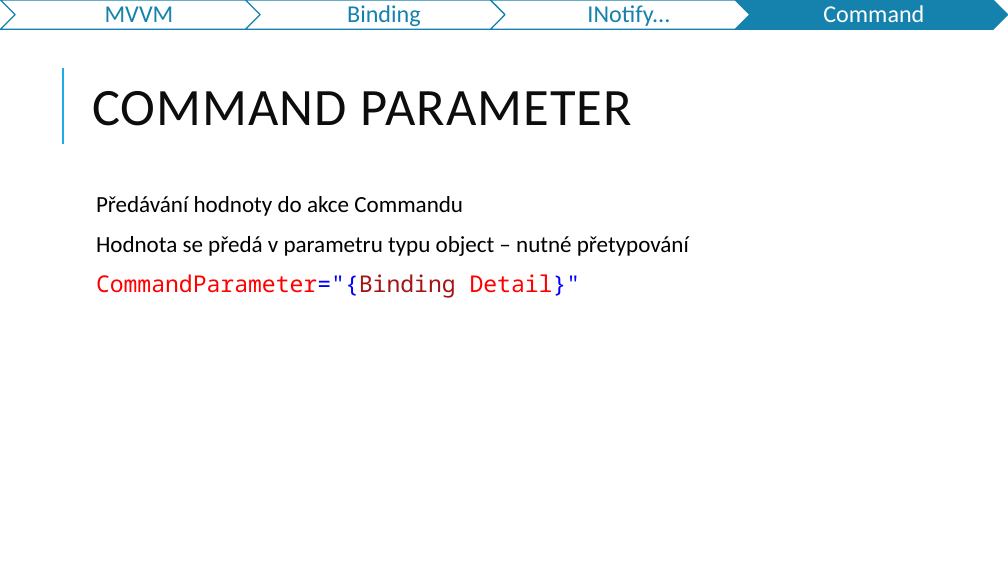
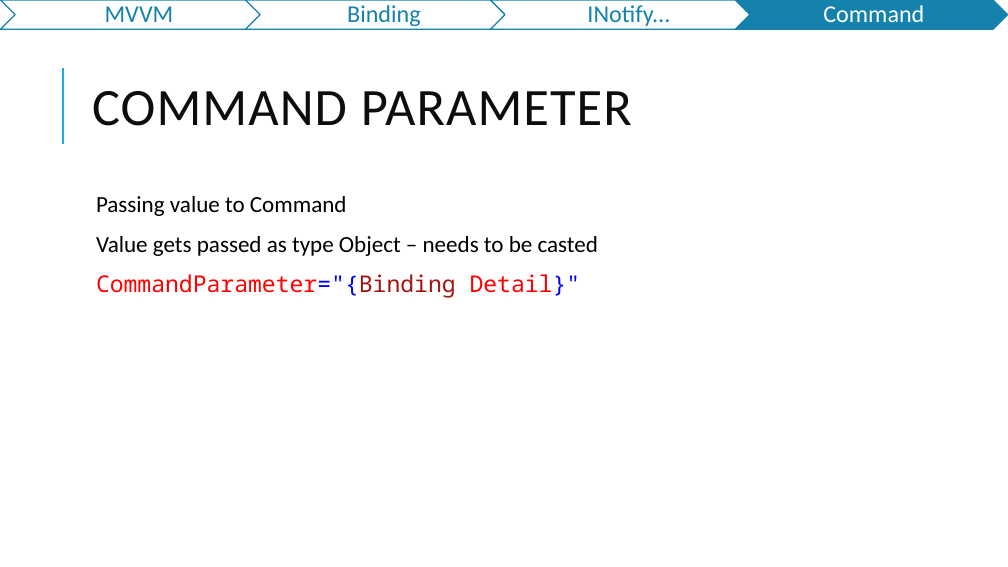
Before and after one commit to jasho/pv239-maui, a slide deck: slide 16 of 03_MVVM/PV239-Xamarin-03_MVVM.pptx. Drawn at 1008x567 pixels with LibreOffice and Linux fonts; fonts in the diff are those of the drawing. Boxes give left, top, right and bottom in pixels: in the first picture for what was removed or moved away, otherwise in the second. Text is boxed around its words. In the diff, an @@ line names an element or a change of style, - is before the commit and + after.

```diff
--- a/03_MVVM/PV239-Xamarin-03_MVVM.pptx
+++ b/03_MVVM/PV239-Xamarin-03_MVVM.pptx
@@ text at (96,196,598,256): text changed @@
-  Předávání hodnoty do akce Commandu
-  Hodnota se předá v parametru typu object – nutné přetypování
+  Passing value to Command
+  Value gets passed as type Object – needs to be casted
```
Also in this commit, not shown: 16 other slides changed, 6 slides added, 9 slides removed.
